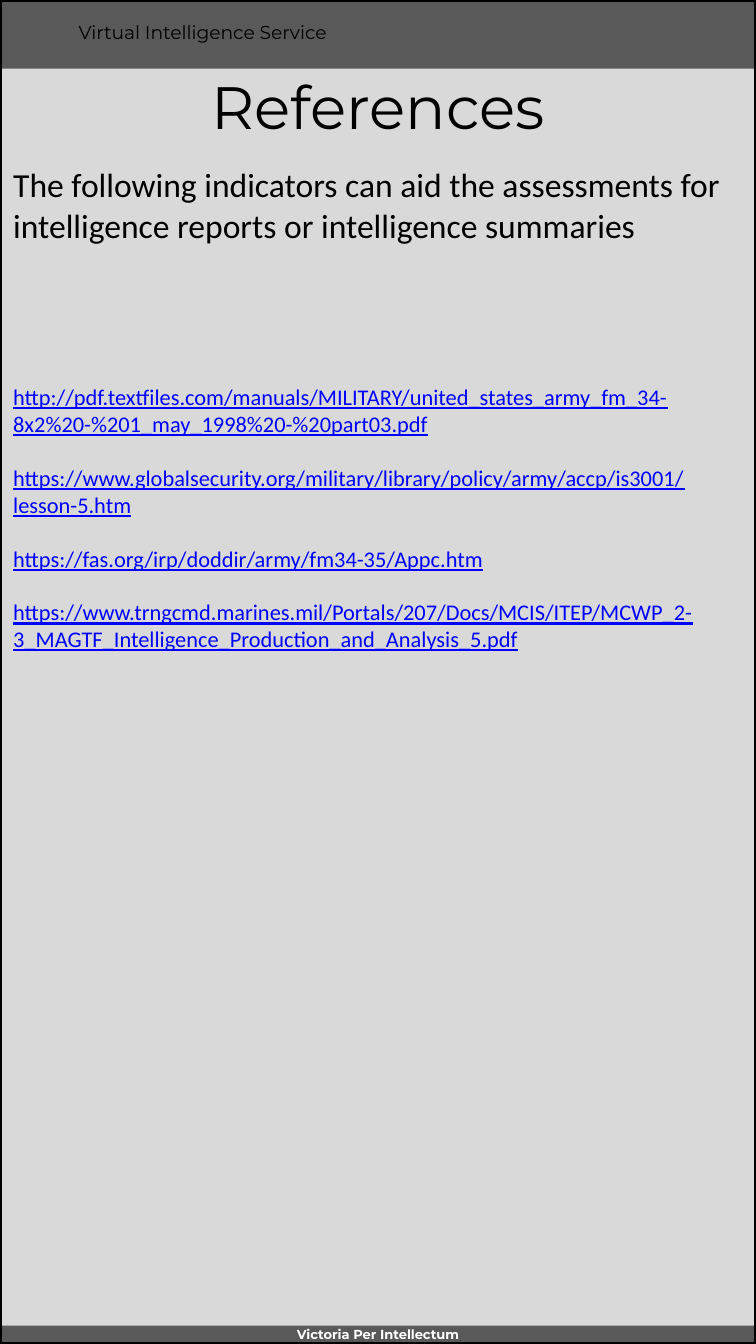
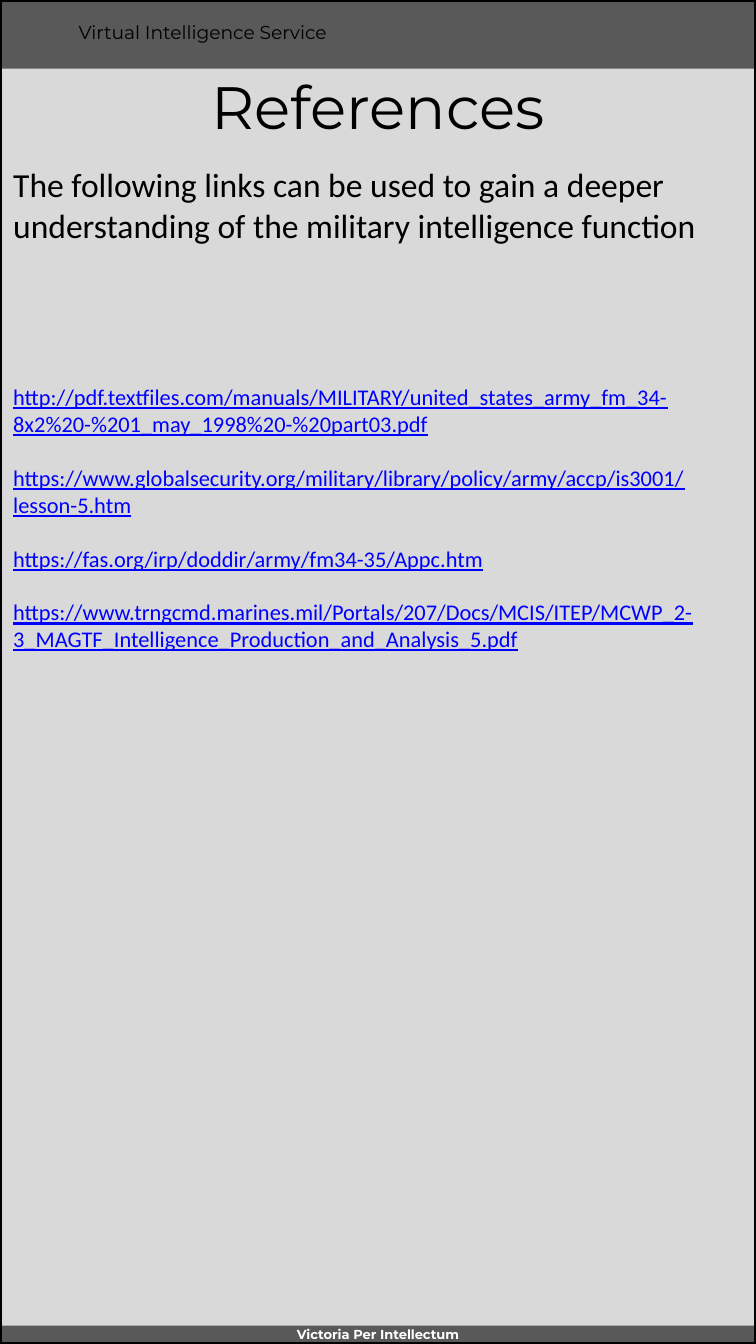
Before and after one commit to 132nd-vWing/VIS, a slide deck: slide 14 of VIS WORKSPACE/VIS Instructions.pptx (slide 15 before the commit). Drawn at 756x1344 pixels with LibreOffice and Linux fonts; fonts in the diff are those of the drawing; background and template pictures are left out. Boxes give left, top, right and bottom in pixels: in the first picture for what was removed or moved away, otherwise in the second. Text is boxed around its words. In the diff, an @@ line names an element or a change of style, - is before the commit and + after.

```diff
--- a/VIS WORKSPACE/VIS Instructions.pptx
+++ b/VIS WORKSPACE/VIS Instructions.pptx
@@ text at (13, 173, 696, 244): text changed @@
-The following indicators can aid the assessments for intelligence reports or intelligence summaries
+The following links can be used to gain a deeper understanding of the military intelligence function
```
Also in this commit, not shown: 5 other slides changed, 1 slide removed, 6 other files.
